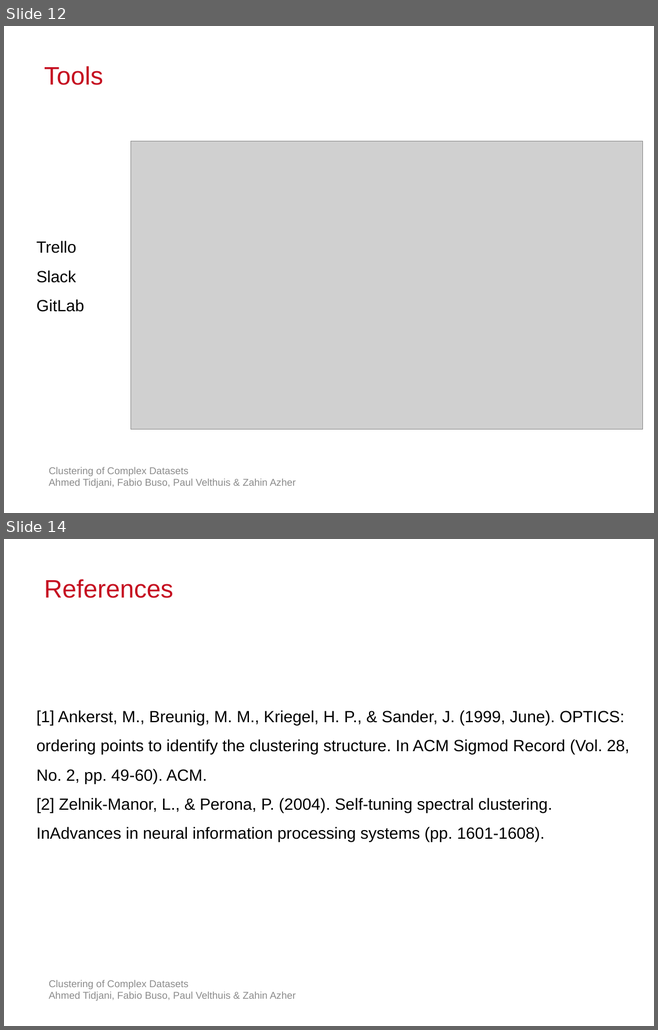
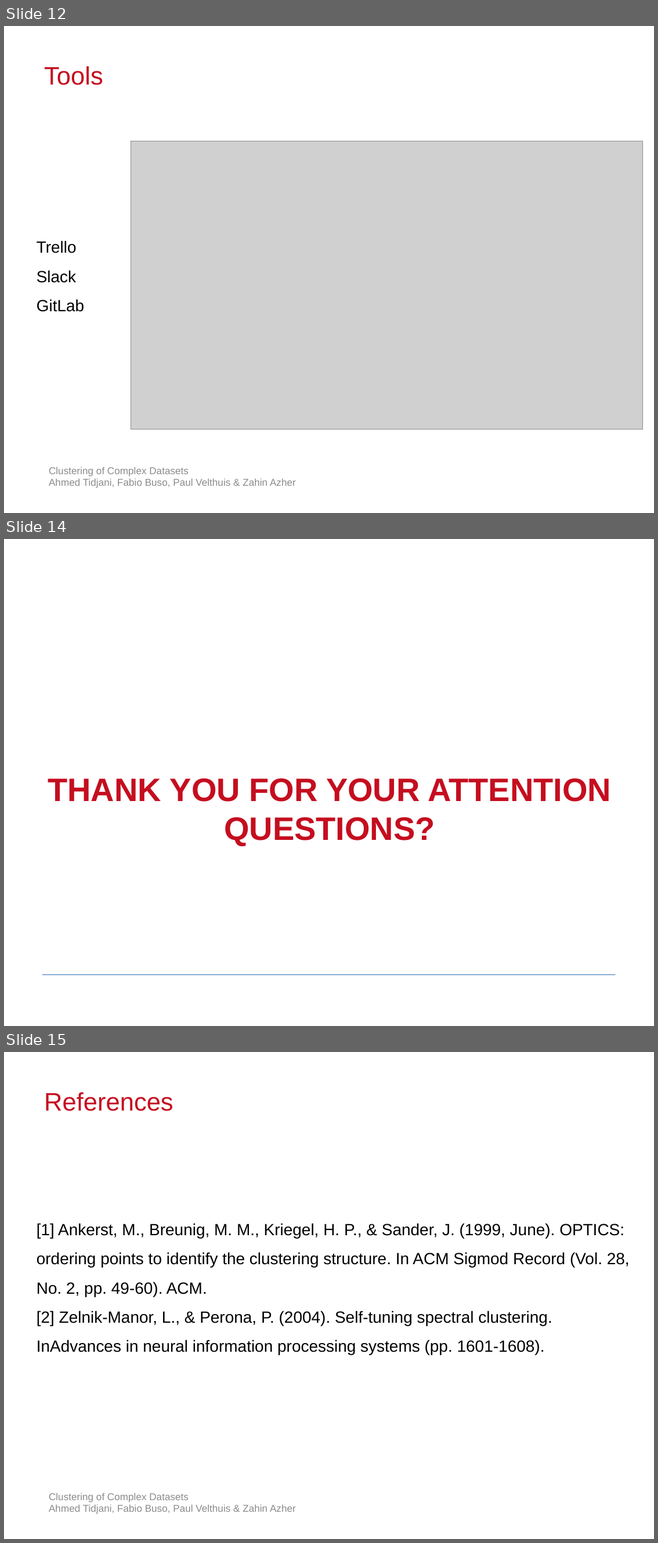
Before and after one commit to atidjani/IoSL_Clustering, a slide deck: Presentations/Milestone.pptx. Shown one above the other, each under a label of ours: slides 12 and 14 before the commit, slides 12, 14 and 15 after it; the slides between them are not shown. The pictures are 658x1030 and 658x1543 pixels, drawn with LibreOffice and Linux fonts; fonts in the diff are those of the drawing; grey boxes stand for pictures; background and template pictures are left out. Boxes give left, top, right and bottom in pixels: in the first picture for what was removed or moved away, otherwise in the second. Text is boxed around its words. In the diff, an @@ line names an element or a change of style, - is before the commit and + after.

```diff
--- a/Presentations/Milestone.pptx
+++ b/Presentations/Milestone.pptx
@@ slide 14 added at <box>4,539,654,1026</box>, background #FFFFFF @@
@@ text added at <box>48,779,611,846</box>, 36 pt, text #C50E1F, bold @@
+THANK YOU FOR YOUR ATTENTION
+QUESTIONS?
@@ line added from (42, 975) to (615, 975), #4F81BD 0.74 pt @@
@@ what was slide 14 is now slide 15 @@
```
Also in this commit, not shown: 4 slides changed.
